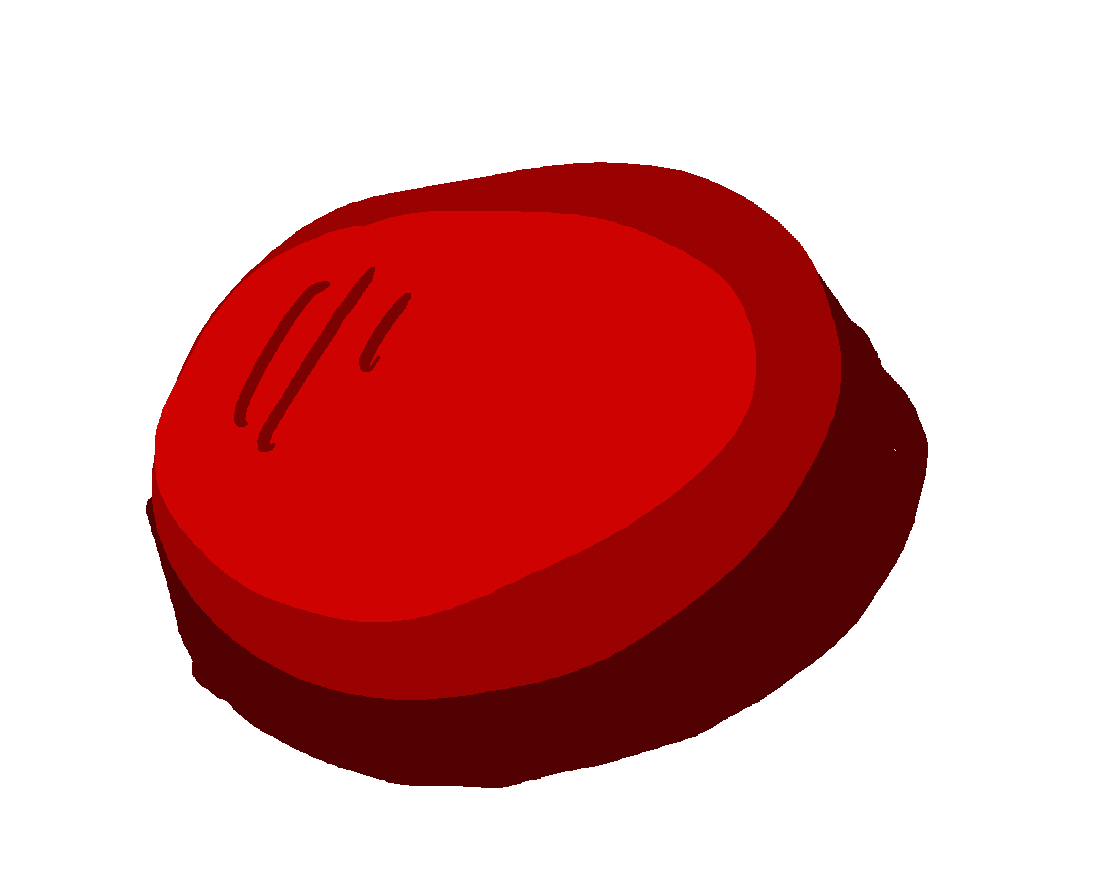
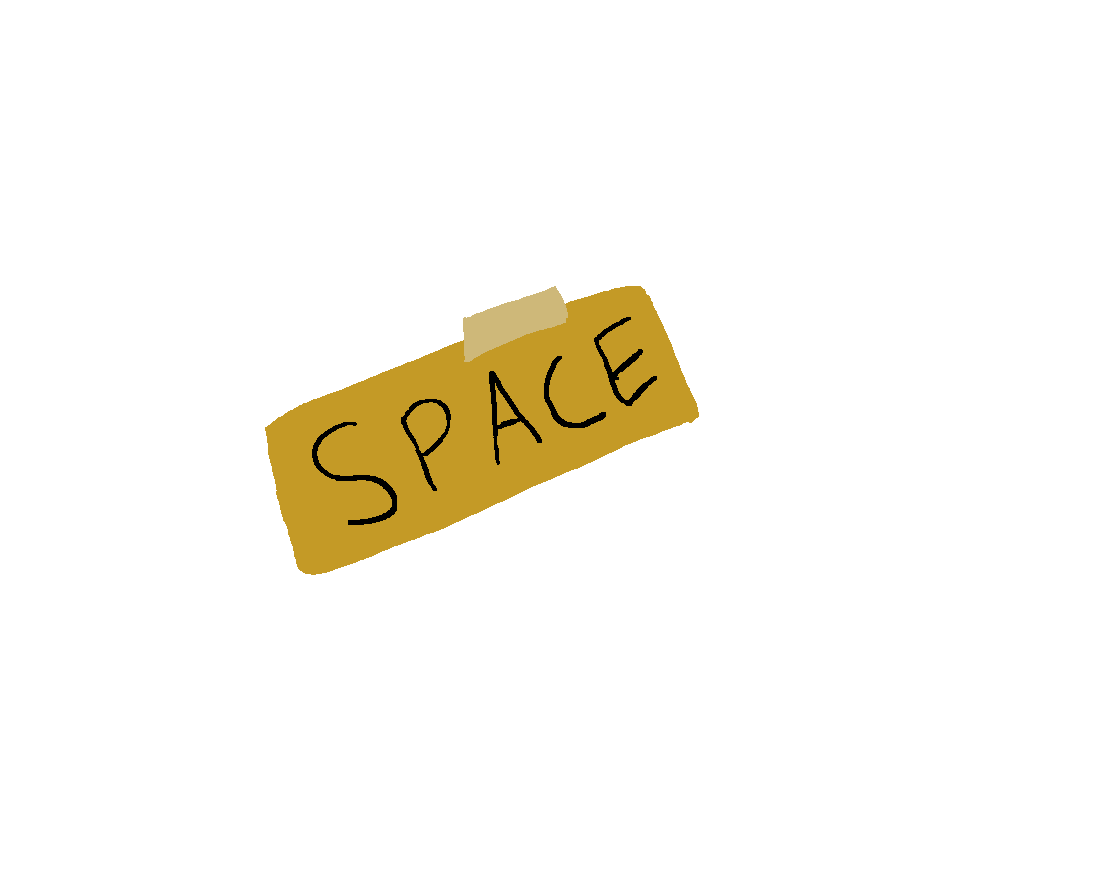
Comparing the layer stacks of the two 1114px x 889px images. Changes:
added layer "Layer 17" above "Layer 14" over [left=265, top=286, right=699, bottom=575]
hid "Layer 10" over [left=152, top=162, right=841, bottom=700]
hid "Layer 11" over [left=146, top=269, right=928, bottom=788]
